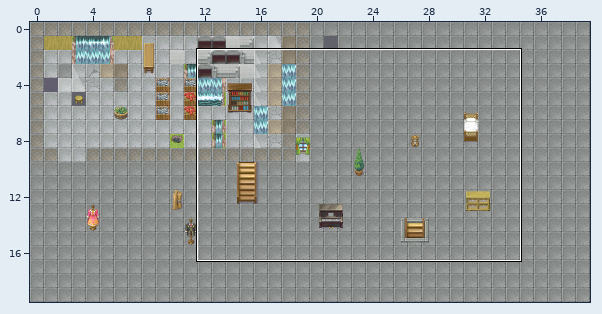
One commit to this Tiled map: core/assets/desert1.tmx. Above: a wide view before the commit, with the close-up outlined.
Close-up. Before the commit:
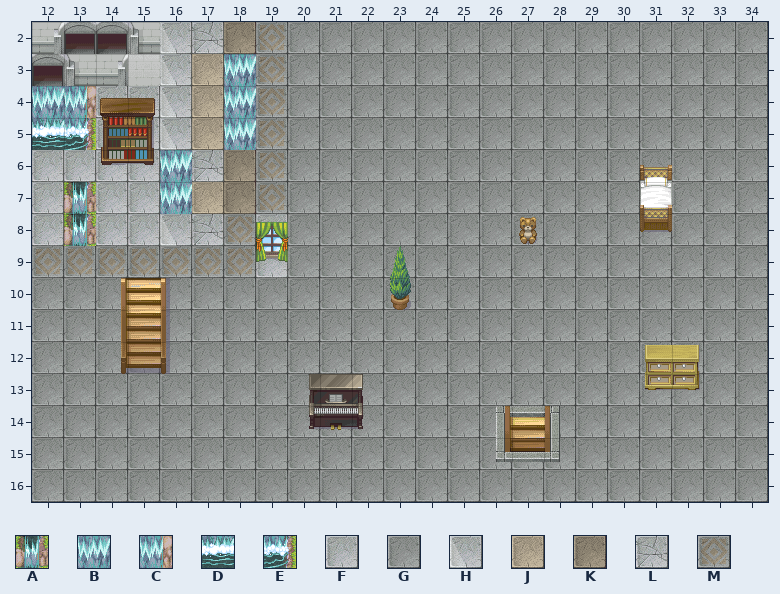
Cells are 32x32 px. Shown: x 12..34, y 2..16.
Key: from "Waterfall01": A 0, B 25, C 26, D 37, E 38; from "town1": F 0, G 1, H 2, J 4, K 5, L 11, M 13.
_ is an empty cell, # one hidden under a higher layer.
Layers that did not change in this view are not listed.
Layer "块层 1" before, first column x 12:
 2 ####HLK#GGGGGGGGGGGGGGG
 3 ####HJ##GGGGGGGGGGGGGGG
 4 BCFFHJ##GGGGGGGGGGGGGGG
 5 DEFFHJ##GGGGGGGGGGGGGGG
 6 FFFF#LK#GGGGGGGGGGGGGGG
 7 FAFF#JK#GGGGGGGGGGG#GGG
 8 FAFFHLMFGGGGGGGGGGGGGGG
 9 #######FGGGGGGGGGGGGGGG
10 GGG_GGGGGGGGGGGGGGGGGGG
11 GGG#GGGGGGGGGGGGGGGGGGG
12 GGGGGGGGGGGGGGGGGGGGGGG
13 GGGGGGGGG#GGGGGGGGGGGGG
14 GGGGGGGGGGGGGGG#GGGGGGG
15 GGGGGGGGGGGGGGGGGGGGGGG
16 GGGGGGGGGGGGGGGGGGGGGGG
The same view after the edit:
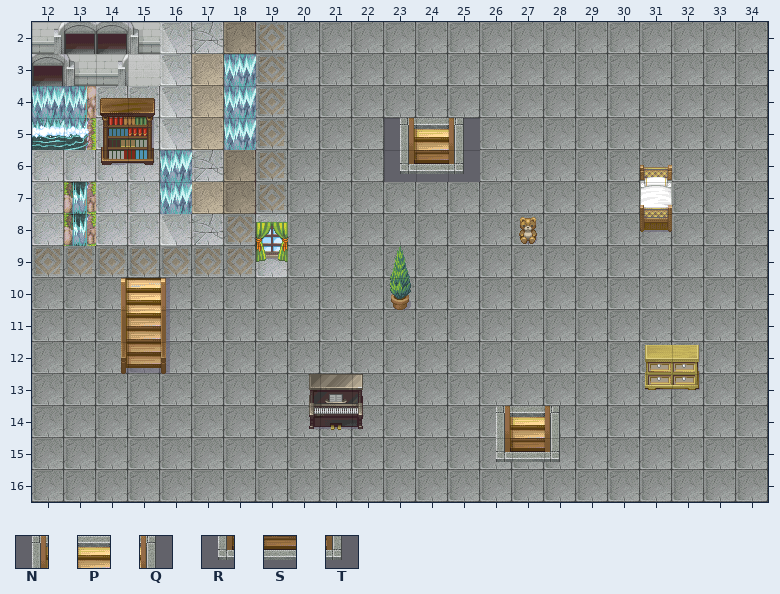
Further tiles: from "town1": N 115, P 116, Q 117, R 123, S 124, T 125.
Difference:
Layer "块层 1":
y 5: x 23..25 GGG -> NPQ
y 6: x 23..25 GGG -> RST
